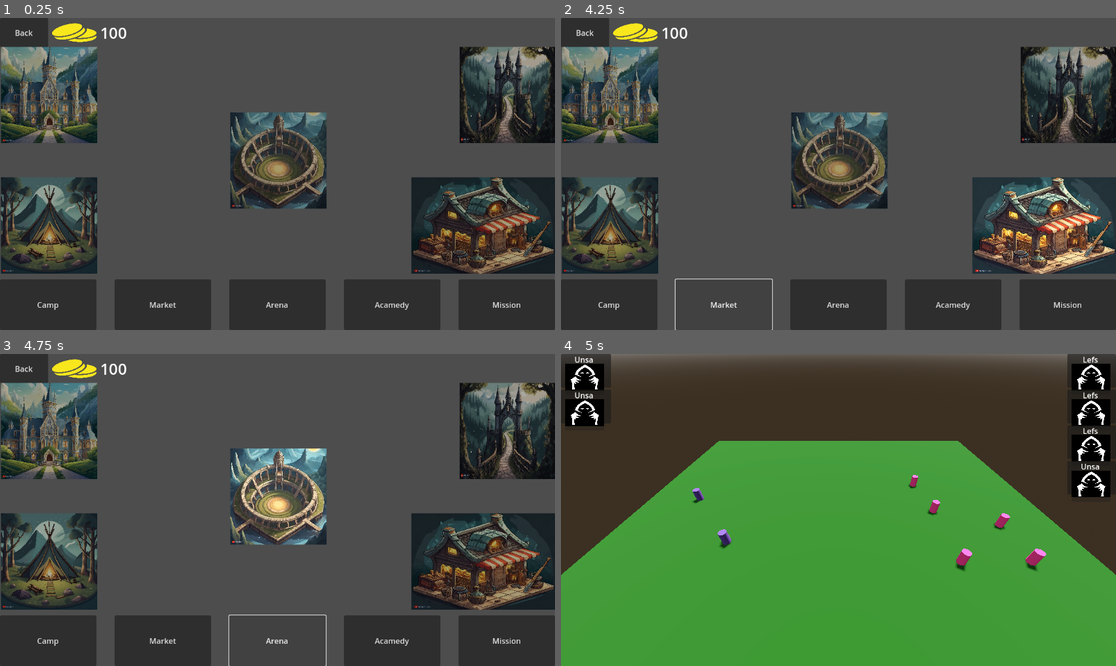
Above: before the commit, frames 1-4 (two rows, left to right).
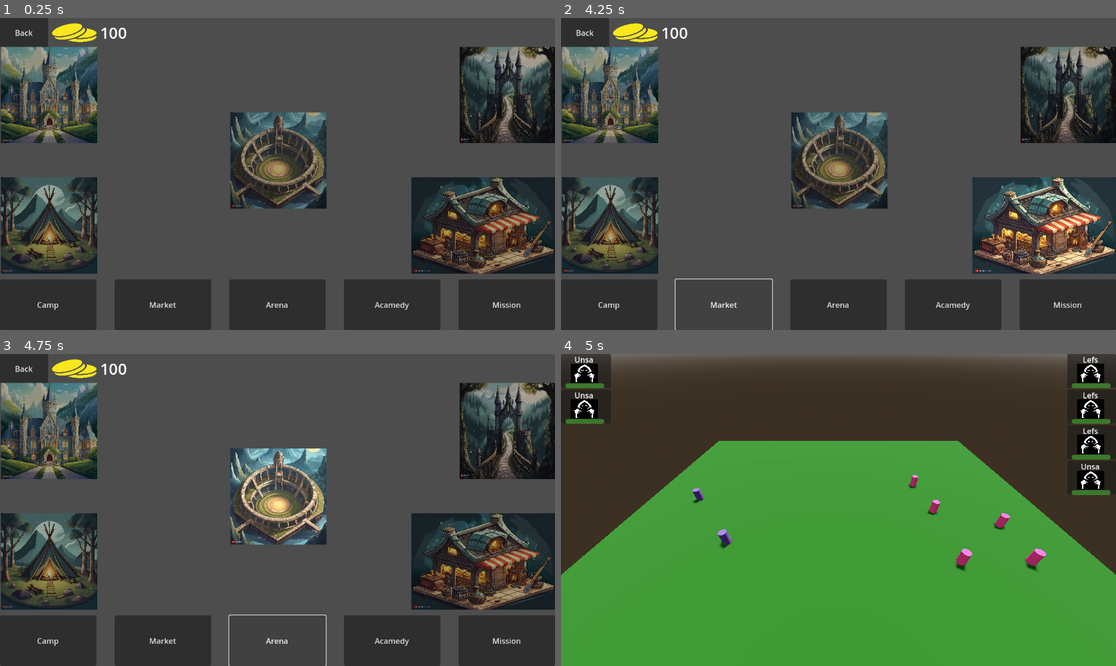
Above: after the commit, the same moments.

Repository: ualisars/ManagementPrototype
Game: Godot game, scene res://Interface/player_interface.tscn
The game is run twice, just before and just after one commit, with the same random seed, the same clock (stepped at 60 frames per second) and the same inputs.
Inputs (mouse positions are in pixels of both pictures, inside the frame that each line leads up to):
- Up to frame 1 (0.25 s): no input
- Up to frame 2 (4.25 s): click "Camp" at 0.5 s; move the mouse to (960, 158) at 1.27 s; press the mouse at (960, 158) at 1.28 s; tap Enter at 2 s; move the mouse to (727, 189) at 2.02 s; release the mouse at (727, 189) at 2.03 s; click (727, 189) at 2.1 s; click "Back" at 2.75 s; click "Market" at 3.5 s
- Up to frame 3 (4.75 s): click "Arena" at 4.25 s
- Up to frame 4 (5 s): no input

Frames 1-3 are identical in both runs. In frame 4, 2.2% of the frame differs, in the area x 0-100%, y 3-46%.

Commit message:
add health bar

Diff:
--- a/Interface/arena_sidebar.gd
+++ b/Interface/arena_sidebar.gd
@@ -14,6 +14,7 @@
 			right_sidebar_container.add_child(character_fight_info)
 
 		character_fight_info.set_character_name(characteristic.character_name)
+		character_fight_info.set_max_health(characteristic.health)
 
 
 func add_player_characters(characteristics: Array):
--- a/Interface/character_fight_info.gd
+++ b/Interface/character_fight_info.gd
@@ -1,8 +1,14 @@
 extends Panel
 
-@onready var progress_bar: ProgressBar = $ProgressBar
+@onready var health_bar: ProgressBar = $HealthBar
 @onready var character_name_label: Label = $CharacterNameLabel
-var character_name: String
+
 
 func set_character_name(character_name: String) -> void:
 	character_name_label.text = character_name
+
+func set_max_health(health: int) -> void:
+	health_bar.max_value = health
+
+func set_current_health(current_health: int) -> void:
+	health_bar.value = current_health
--- a/Interface/character_fight_info.tscn
+++ b/Interface/character_fight_info.tscn
@@ -7,27 +7,29 @@
 
 [node name="CharacterFightInfo" type="Panel"]
 custom_minimum_size = Vector2(70, 70)
-offset_right = 98.0
-offset_bottom = 86.0
+offset_right = 94.0
+offset_bottom = 73.0
 script = ExtResource("1_kcvsn")
 
-[node name="TextureRect" type="TextureRect" parent="."]
+[node name="CharacterImage" type="TextureRect" parent="."]
 custom_minimum_size = Vector2(30, 20)
 layout_mode = 0
-offset_left = 9.0
+offset_left = 20.0
 offset_top = 20.0
-offset_right = 90.0
-offset_bottom = 76.0
+offset_right = 77.0
+offset_bottom = 60.0
 texture = ExtResource("2_cxgag")
 expand_mode = 1
 
-[node name="ProgressBar" type="ProgressBar" parent="."]
+[node name="HealthBar" type="ProgressBar" parent="."]
+modulate = Color(0.392157, 1, 0.286275, 1)
 layout_mode = 0
 offset_left = 9.0
-offset_top = 75.0
+offset_top = 61.0
 offset_right = 90.0
-offset_bottom = 85.0
+offset_bottom = 71.0
 step = 1.0
+value = 100.0
 show_percentage = false
 
 [node name="CharacterNameLabel" type="Label" parent="."]
